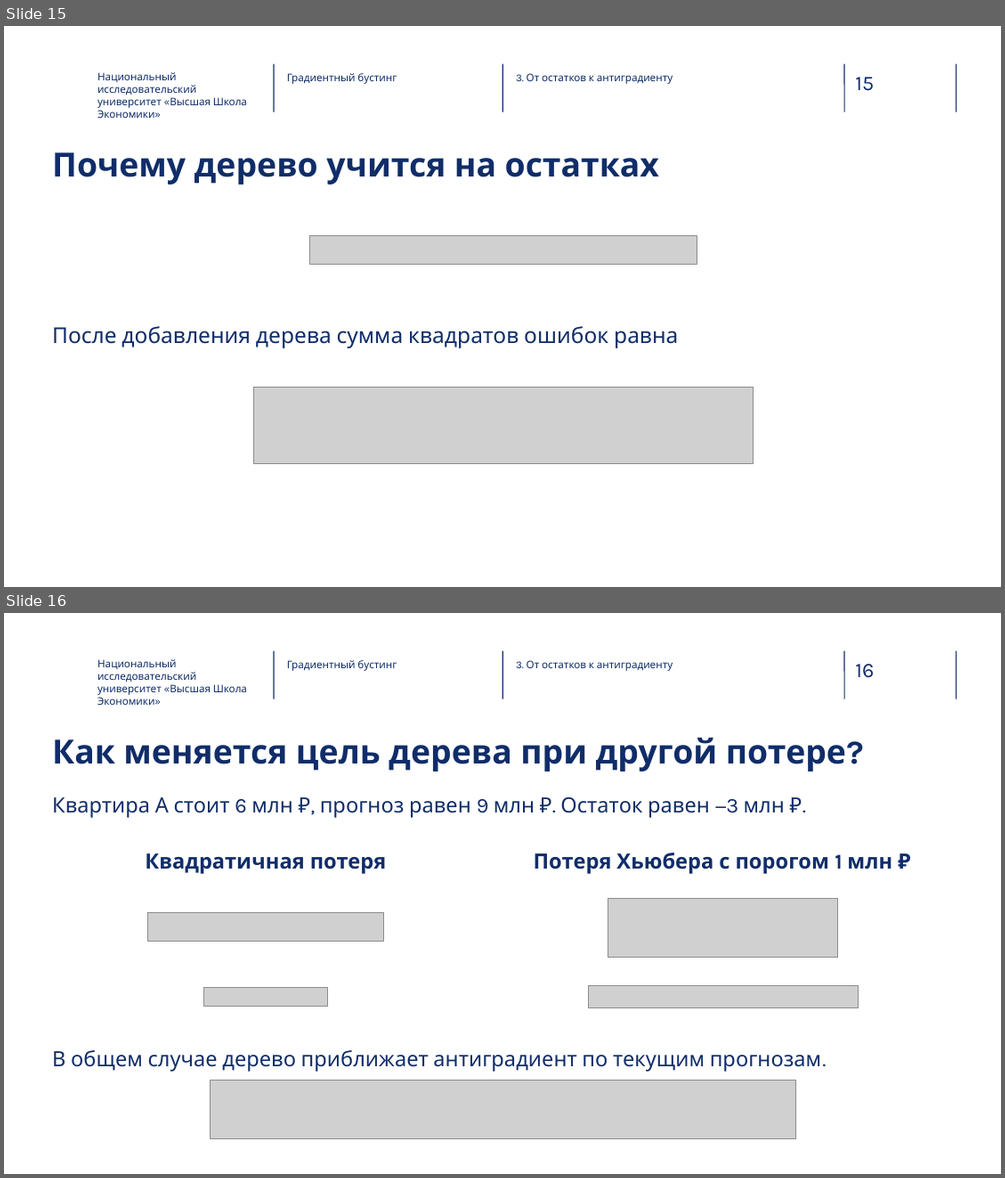
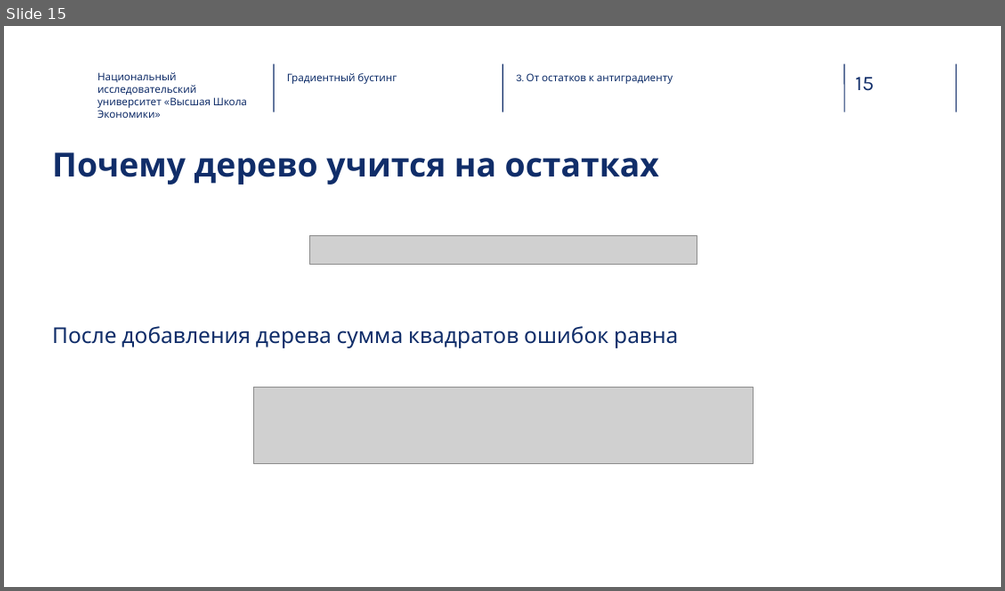
Before and after one commit to RAVasiliev/ML-FTiAD-2026, a slide deck: week09/source/lecture09.pptx. Shown one above the other, each under a label of ours: slides 15 and 16 before the commit, slide 15 after it. The pictures are 1005x1178 and 1005x591 pixels, drawn with LibreOffice and Linux fonts; fonts in the diff are those of the drawing; grey boxes stand for pictures; background and template pictures are left out. Boxes give left, top, right and bottom in pixels: in the first picture for what was removed or moved away, otherwise in the second. Text is boxed around its words. In the diff, an @@ line names an element or a change of style, - is before the commit and + after.

Commit message:
Обновить PowerPoint лекции о бустинге

```diff
--- a/week09/source/lecture09.pptx
+++ b/week09/source/lecture09.pptx
@@ slide 16 removed at <box>4,613,1001,1174</box>, background picture (left out); not listed: 5 template elements that a slide beside it also shows @@
@@ text removed at <box>97,659,247,705</box> @@
-Национальный исследовательский университет «Высшая Школа Экономики»
@@ text removed at <box>287,660,396,671</box> @@
-Градиентный бустинг
@@ text removed at <box>516,660,672,671</box> @@
-3. От остатков к антиградиенту
@@ title removed at <box>52,738,846,771</box> @@
-Как меняется цель дерева при другой потере?
@@ text removed at <box>52,797,785,818</box> @@
-Квартира А стоит 6 млн ₽, прогноз равен 9 млн ₽. Остаток равен −3 млн ₽.
@@ text removed at <box>534,852,892,874</box> @@
-Потеря Хьюбера с порогом 1 млн ₽
@@ text removed at <box>145,853,387,874</box> @@
-Квадратичная потеря
@@ picture removed at <box>608,898,838,957</box> @@
@@ picture removed at <box>147,913,384,941</box> @@
@@ picture removed at <box>588,985,858,1008</box> @@
@@ picture removed at <box>203,987,329,1006</box> @@
@@ text removed at <box>52,1050,822,1071</box> @@
-В общем случае дерево приближает антиградиент по текущим прогнозам.
@@ picture removed at <box>210,1079,797,1139</box> @@
```
Also in this commit, not shown: 2 slides changed, 5 slides added, 2 other slides removed.
